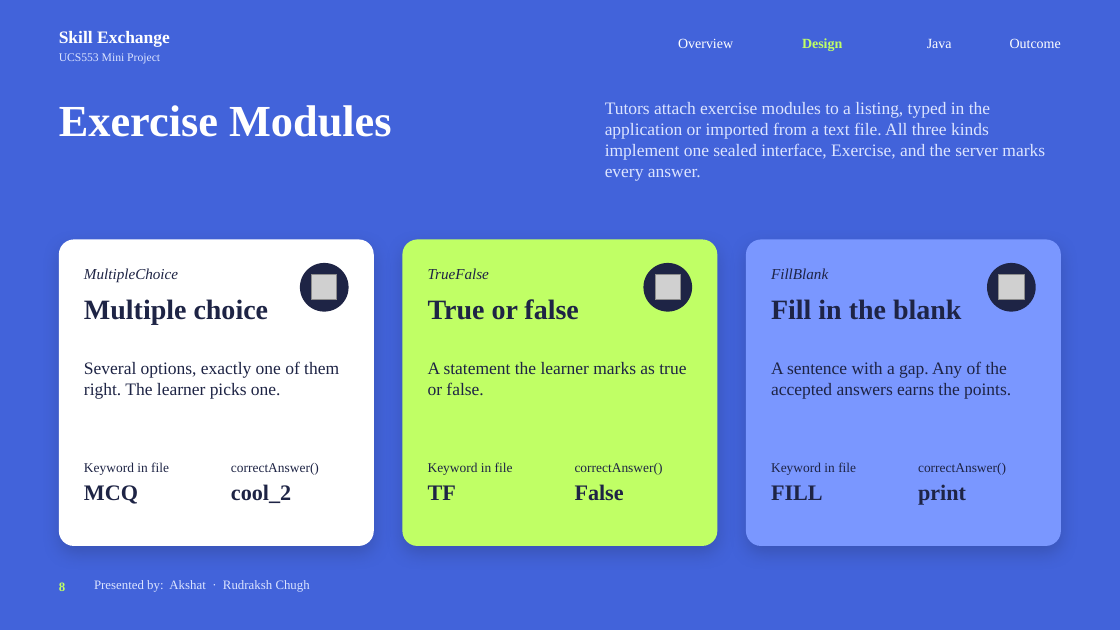
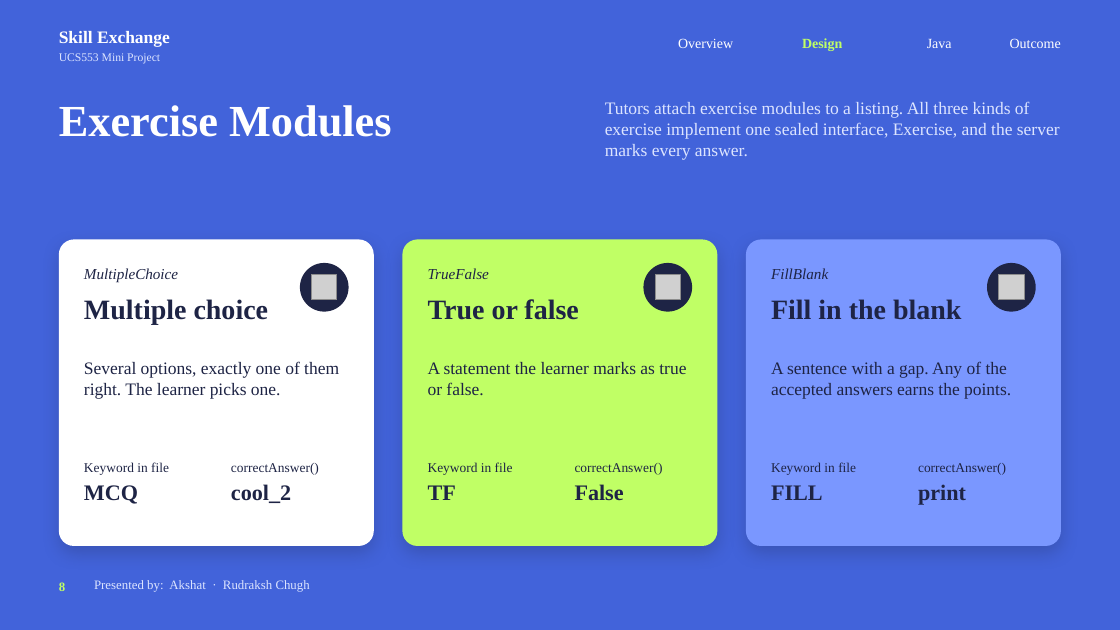
Before and after one commit to RudrakshChugh/JavaProject, a slide deck: slide 8 of Project Presentation.pptx. Drawn at 1120x630 pixels with LibreOffice and Linux fonts; fonts in the diff are those of the drawing; grey boxes stand for pictures; background and template pictures are left out. Boxes give left, top, right and bottom in pixels: in the first picture for what was removed or moved away, otherwise in the second. Text is boxed around its words. In the diff, an @@ line names an element or a change of style, - is before the commit and + after.

Commit message:
Update the presentation: web site, hosting, two front ends over one server

```diff
--- a/Project Presentation.pptx
+++ b/Project Presentation.pptx
@@ text at [605, 102, 1060, 159]: text changed @@
-Tutors attach exercise modules to a listing, typed in the application or imported from a text file. All three kinds implement one sealed interface, Exercise, and the server marks every answer.
+Tutors attach exercise modules to a listing. All three kinds of exercise implement one sealed interface, Exercise, and the server marks every answer.
```
Also in this commit, not shown: 13 other slides changed, 1 slide added.
